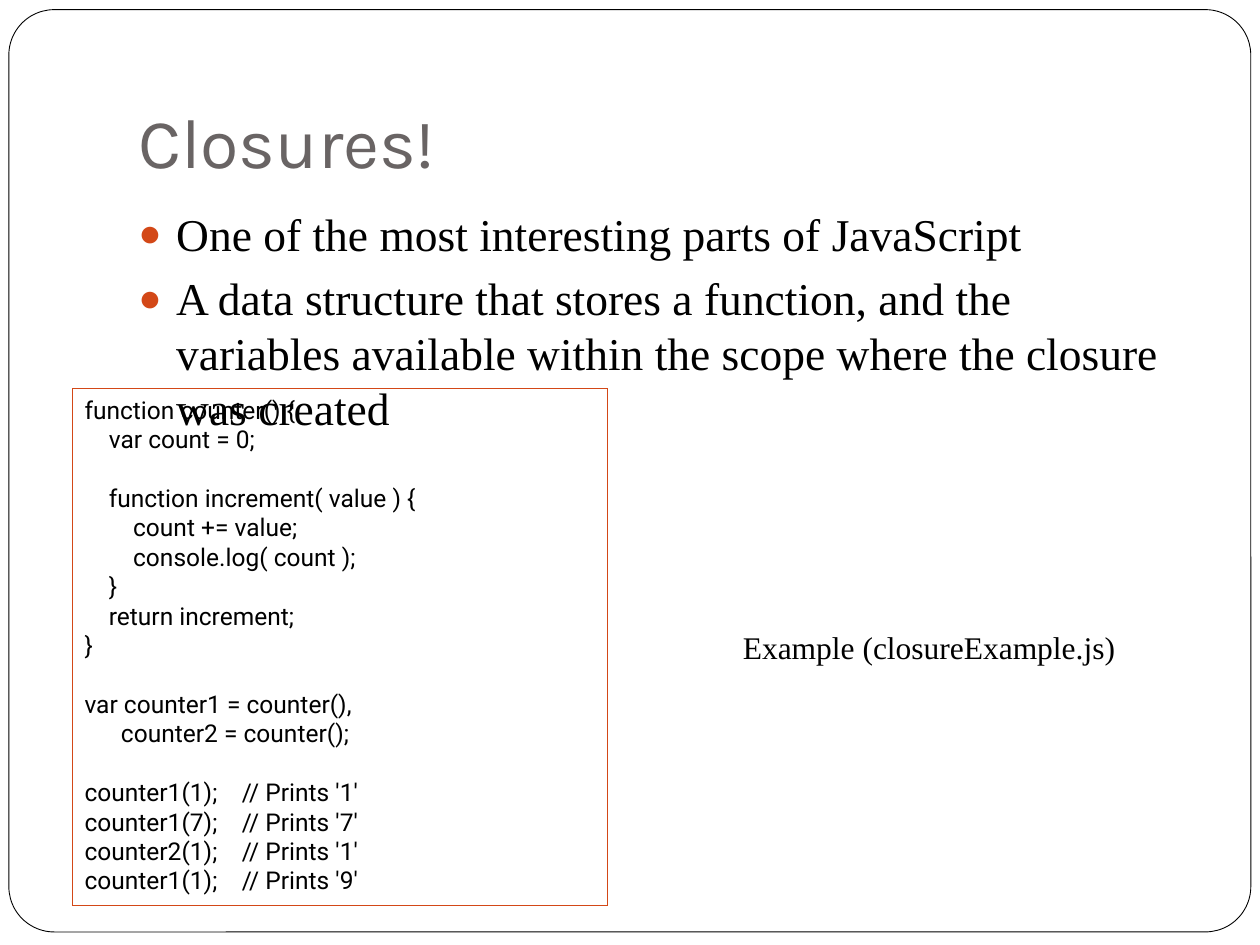
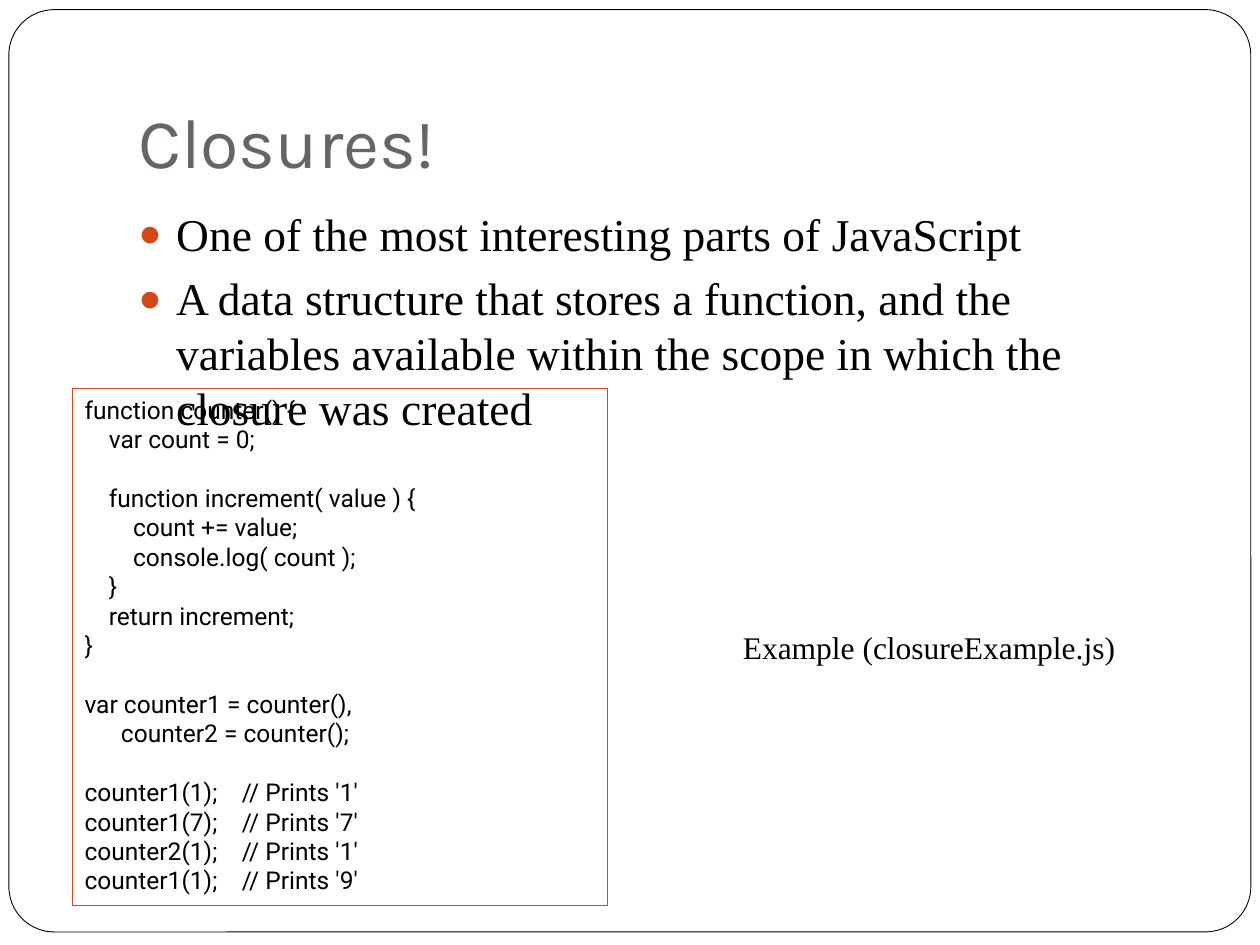
Before and after one commit to ZECTBynmo/SnackBot, a slide deck: slide 5 of SnackBot.pptx. Drawn at 1260x945 pixels with LibreOffice and Linux fonts; fonts in the diff are those of the drawing. Boxes give left, top, right and bottom in pixels: in the first picture for what was removed or moved away, otherwise in the second. Text is boxed around its words. In the diff, an @@ line names an element or a change of style, - is before the commit and + after.

Commit message:
powerpoint updates

```diff
--- a/SnackBot.pptx
+++ b/SnackBot.pptx
@@ text at box(176, 283, 1062, 434): text changed @@
-● A data structure that stores a function, and the variables available within the scope where the closure was created
+● A data structure that stores a function, and the variables available within the scope in which the closure was created
```
